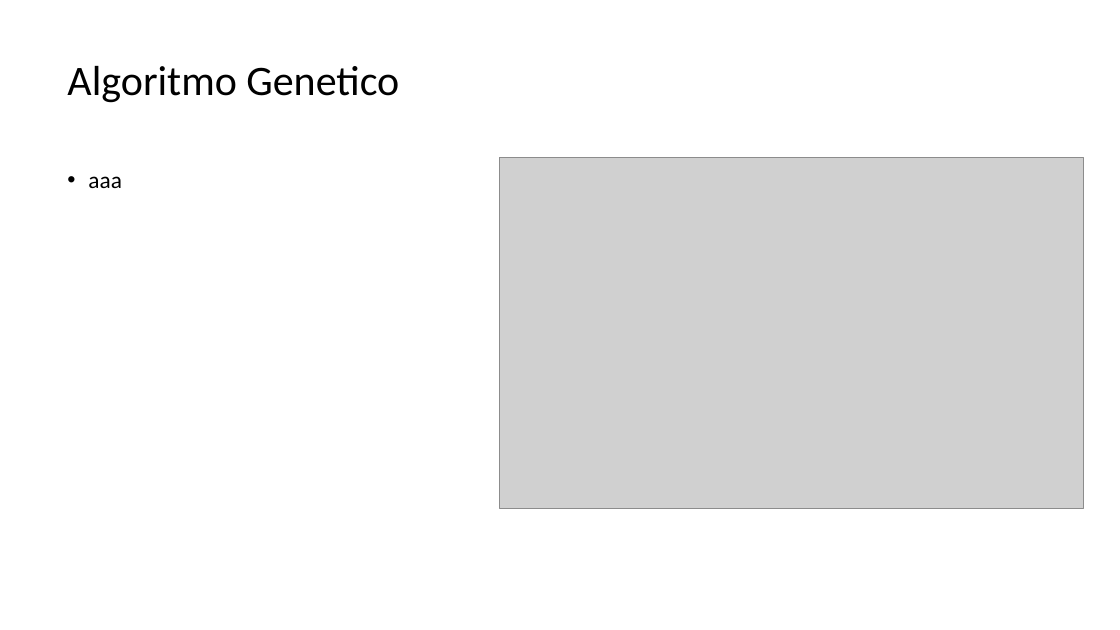
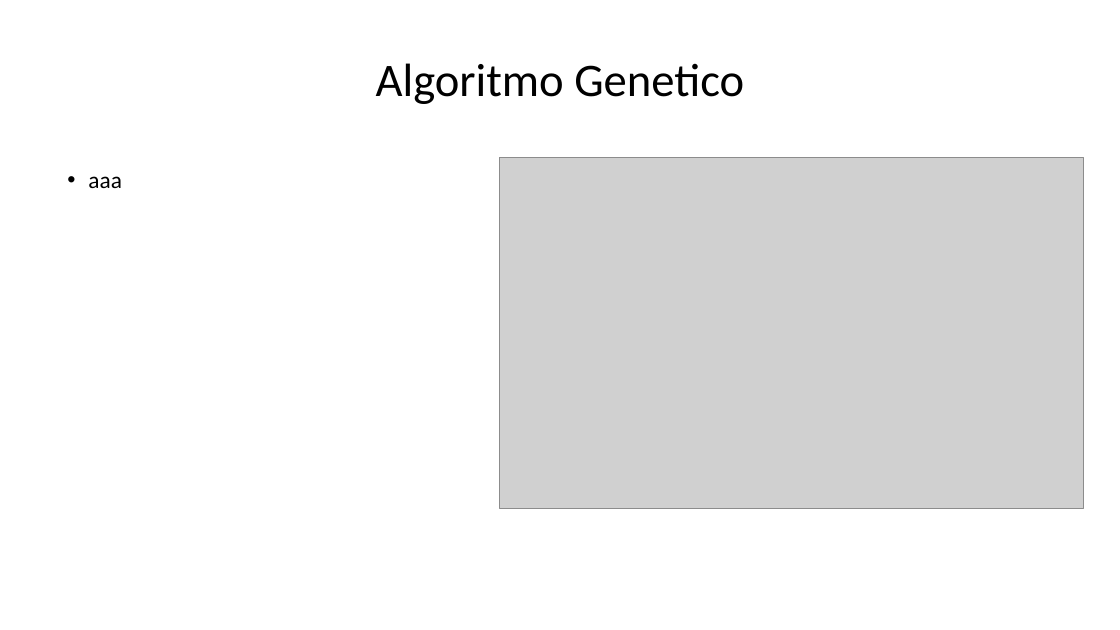
Before and after one commit to af20/mds_decision_making, a slide deck: slide 11 of R/Decision Making slides.pptx (slide 10 before the commit). Drawn at 1120x630 pixels with LibreOffice and Linux fonts; fonts in the diff are those of the drawing; grey boxes stand for pictures. Boxes give left, top, right and bottom in pixels: in the first picture for what was removed or moved away, otherwise in the second. Text is boxed around its words. In the diff, an @@ line names an element or a change of style, - is before the commit and + after.

```diff
--- a/R/Decision Making slides.pptx
+++ b/R/Decision Making slides.pptx
@@ title "Algoritmo Genetico" at bbox=[376, 63, 744, 104]: size 36 to 40 pt; alignment left to centre @@
```
Also in this commit, not shown: 9 other slides changed, 1 slide added, 1 other file.
